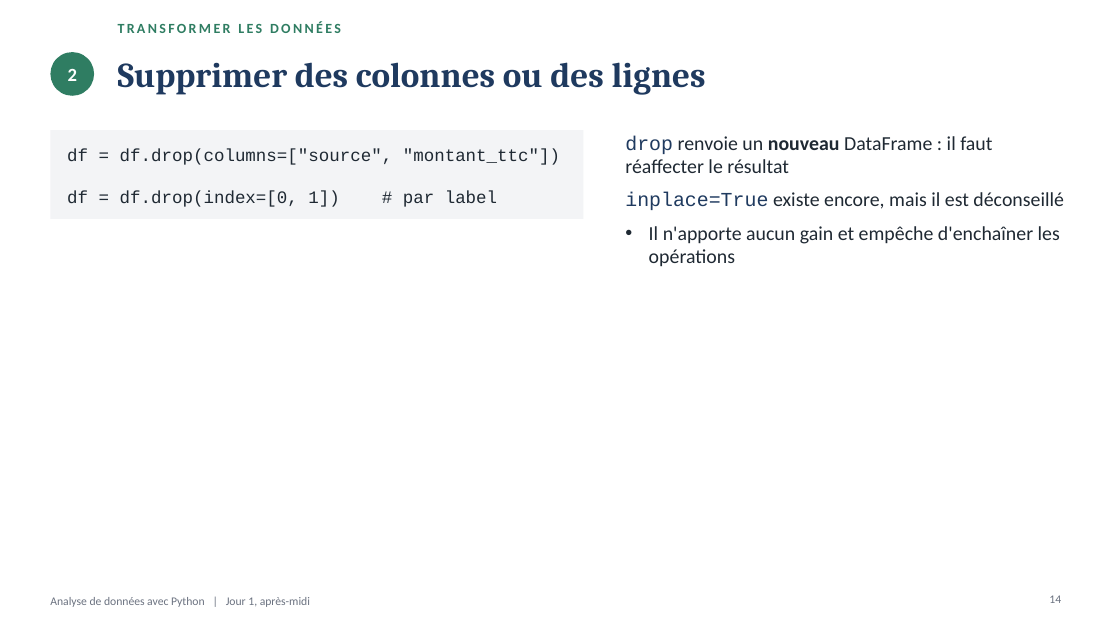
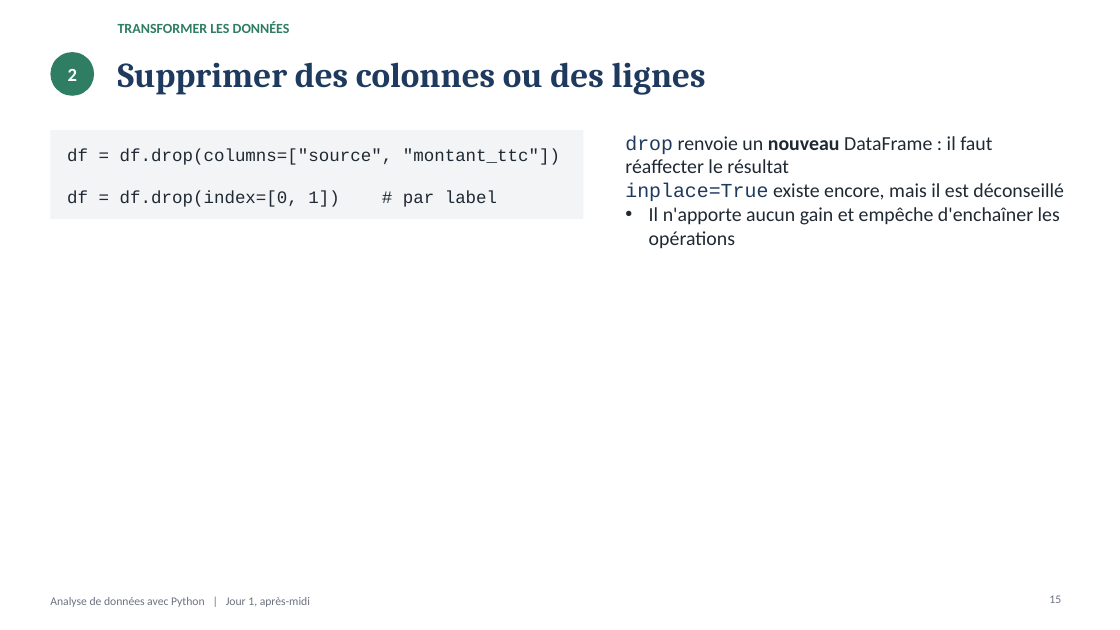
Before and after one commit to ardev2/formation-analyse-donnees-python, a slide deck: slide 15 of cours/02-jour1-apres-midi/selection-nettoyage.pptx (slide 14 before the commit). Drawn at 1120x630 pixels with LibreOffice and Linux fonts; fonts in the diff are those of the drawing. Boxes give left, top, right and bottom in pixels: in the first picture for what was removed or moved away, otherwise in the second. Text is boxed around its words. In the diff, an @@ line names an element or a change of style, - is before the commit and + after.

```diff
--- a/cours/02-jour1-apres-midi/selection-nettoyage.pptx
+++ b/cours/02-jour1-apres-midi/selection-nettoyage.pptx
@@ text "TRANSFORMER LES DONNÉES" at [118, 21, 290, 33]: letter spacing 2 to 0 pt @@
@@ text "drop renvoie un nouveau DataFrame ..." at [625, 136, 1064, 249]: bullet • to none; less space between paragraphs @@
@@ page number at [1049, 595, 1061, 603]: text changed @@
-14
+15
```
Also in this commit, not shown: 43 other slides changed, 1 slide added, 11 other files.
